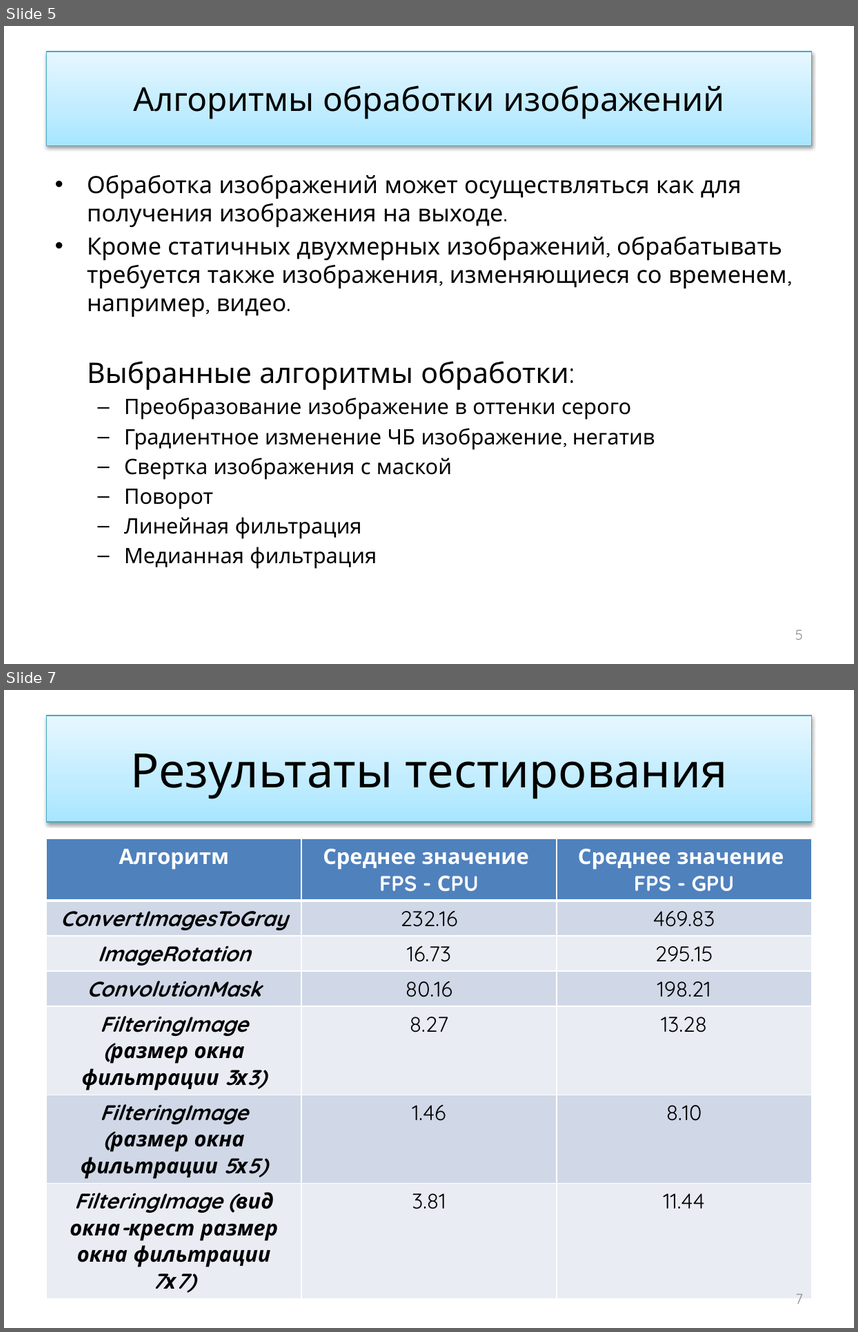
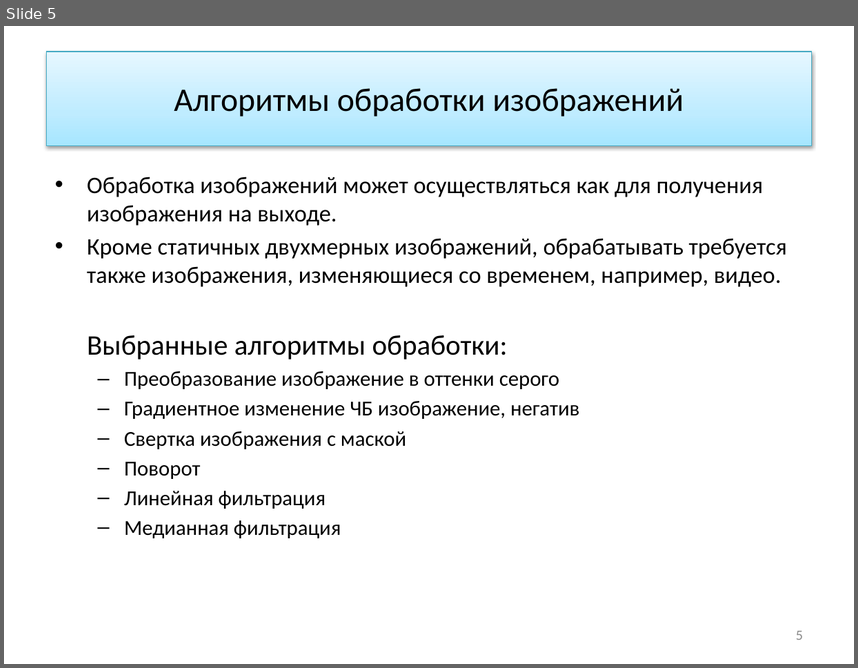
Before and after one commit to ustadenis/OpenCLImageFilter, a slide deck: Diplom/Презентация.pptx. Shown one above the other, each under a label of ours: slides 5 and 7 before the commit, slide 5 after it; the slides between them are not shown. The pictures are 858x1332 and 858x668 pixels, drawn with LibreOffice and Linux fonts; fonts in the diff are those of the drawing. Boxes give left, top, right and bottom in pixels: in the first picture for what was removed or moved away, otherwise in the second. Text is boxed around its words. In the diff, an @@ line names an element or a change of style, - is before the commit and + after.

```diff
--- a/Diplom/Презентация.pptx
+++ b/Diplom/Презентация.pptx
@@ slide 7 removed at box(4, 690, 854, 1328), background #FFFFFF @@
@@ title removed at box(47, 716, 811, 822) @@
-Результаты тестирования
@@ table removed at box(47, 839, 811, 1283), 7 rows, 3 columns @@
-Алгоритм | Среднее значение / FPS - СPU | Среднее значение / FPS - GPU
-ConvertImagesToGray | 232.16 | 469.83
-ImageRotation | 16.73 | 295.15
-ConvolutionMask | 80.16 | 198.21
-FilteringImage (размер окна фильтрации 3х3) | 8.27 | 13.28
-FilteringImage (размер окна фильтрации 5х5) | 1.46 | 8.10
-FilteringImage (вид окна-крест размер окна фильтрации 7х7) | 3.81 | 11.44
@@ page number removed at box(795, 1294, 803, 1303) @@
-7
@@ slide 5 changed as well @@
@@ font Quicksand to Calibri in 3 elements at box(47, 52, 811, 146), box(87, 176, 787, 538), box(796, 630, 803, 639) @@
```
Also in this commit, not shown: 4 other slides changed, 2 slides added, 3 other slides removed, 1 other file.
